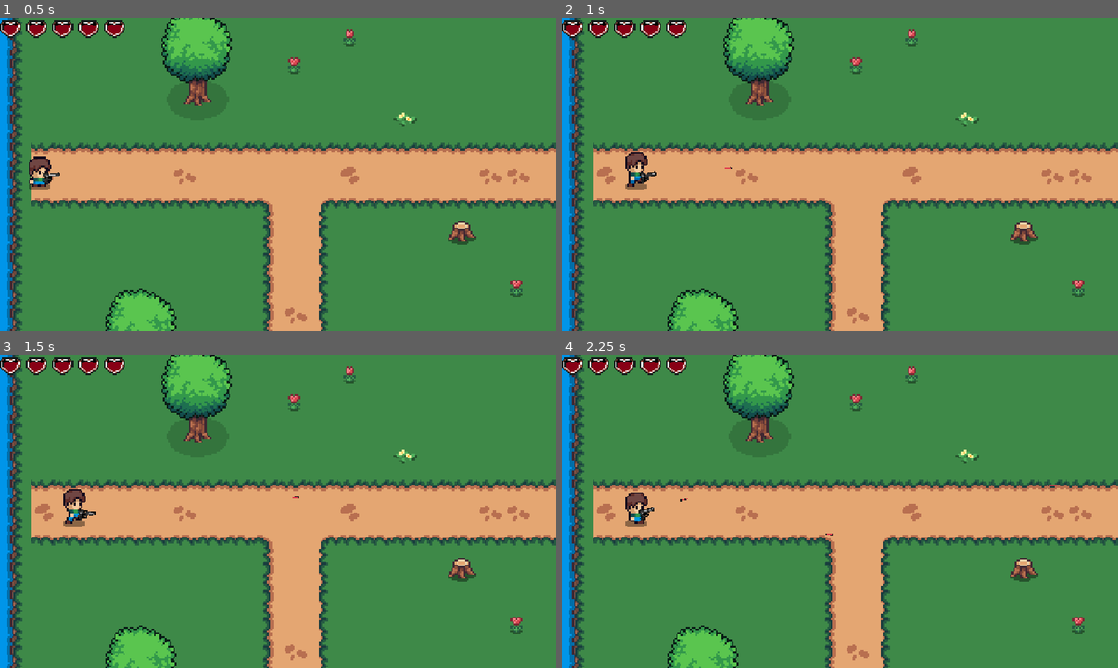
Above: before the commit, frames 1-4 (two rows, left to right).
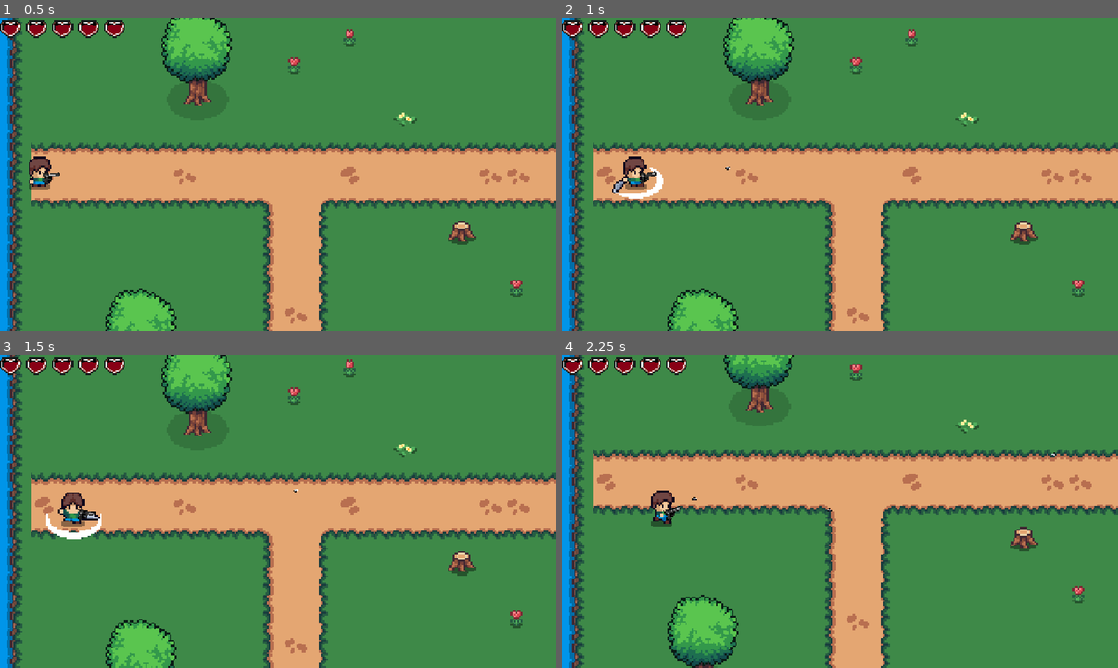
Above: after the commit, the same moments.

Repository: cniemi07/ovid-game
Game: Godot game, scene res://Scenes/main.tscn
Two runs of this game, one before a commit and one after it. Both use one fixed random seed, a clock stepped at 60 frames per second and the inputs below.
Inputs (mouse positions are in pixels of both pictures, inside the frame that each line leads up to):
- Up to frame 1 (0.5 s): no input
- Up to frame 2 (1 s): move the mouse to (962, 158) at 0.52 s; hold Right (right) from 0.53 s (still down); click (962, 158) at 0.6 s; tap Space (attack) at 0.8 s
- Up to frame 3 (1.5 s): move the mouse to (166, 527) at 1.27 s; release Right (right) at 1.28 s; hold S (down) from 1.28 s (still down); tap Space (attack) at 1.35 s
- Up to frame 4 (2.25 s): click (728, 527) at 1.55 s; move the mouse to (895, 442) at 2.02 s; release S (down) at 2.03 s; hold Right (right) from 2.03 s (still down); click (895, 442) at 2.1 s

Frame 1 is identical in both runs. In frame 2, 0.6% of the frame differs, in the area x 9-31%, y 42-58%; in frame 3, 15%; in frame 4, 29%, in the area x 1-100%, y 0-100%.

Commit message:
added working bullet architecture and sound effects

Diff:
--- a/Scenes/bullet.tscn
+++ b/Scenes/bullet.tscn
@@ -1,21 +1,26 @@
 [gd_scene format=3 uid="uid://cjqbnnpiosd6t"]
 
 [ext_resource type="Script" uid="uid://b1ohsrdxl5upw" path="res://Scripts/bullet.gd" id="1_oduel"]
-[ext_resource type="Texture2D" uid="uid://dpav3vqpfox3n" path="res://Assets/Images/UI/LifeBarMiniProgress.png" id="2_ycag2"]
+[ext_resource type="Texture2D" uid="uid://dj45sjneovmw4" path="res://Assets/Images/item/projectiles/bullet_1.png" id="2_oduel"]
 
 [sub_resource type="RectangleShape2D" id="RectangleShape2D_84hs7"]
-size = Vector2(18, 4)
+size = Vector2(10, 7)
 
 [node name="Bullet" type="Area2D" unique_id=632243201]
+collision_layer = 0
 script = ExtResource("1_oduel")
 
 [node name="Sprite2D" type="Sprite2D" parent="." unique_id=952310162]
-texture = ExtResource("2_ycag2")
+texture = ExtResource("2_oduel")
 
 [node name="Hitbox" type="CollisionShape2D" parent="." unique_id=1202796776]
+position = Vector2(0, -0.5)
 shape = SubResource("RectangleShape2D_84hs7")
 
 [node name="VisibleOnScreenEnabler2D" type="VisibleOnScreenEnabler2D" parent="." unique_id=1437187684]
+position = Vector2(-1, 0)
 rect = Rect2(-202, -180, 404, 360)
 
+[connection signal="area_entered" from="." to="." method="_on_area_entered"]
+[connection signal="body_entered" from="." to="." method="_on_body_entered"]
 [connection signal="screen_exited" from="VisibleOnScreenEnabler2D" to="." method="_on_visible_on_screen_enabler_2d_screen_exited"]
--- a/Scenes/gun.tscn
+++ b/Scenes/gun.tscn
@@ -2,8 +2,9 @@
 
 [ext_resource type="Texture2D" uid="uid://b5cy8cl01mb7e" path="res://Assets/Images/item/weapons/handgun.png" id="1_nxj5y"]
 [ext_resource type="Script" uid="uid://l1a5g2r7u2o8" path="res://Scripts/gun.gd" id="1_oqrbh"]
+[ext_resource type="AudioStream" uid="uid://db68y8na7iukh" path="res://Assets/Audio/realistic_gunshot.wav" id="3_t6ynv"]
 
-[node name="Gun" type="Node2D" unique_id=1729841235]
+[node name="Pistol" type="Node2D" unique_id=1729841235]
 rotation = 6.2831855
 scale = Vector2(0.4, 0.4)
 script = ExtResource("1_oqrbh")
@@ -14,3 +15,7 @@
 
 [node name="Marker2D" type="Marker2D" parent="." unique_id=632478779]
 position = Vector2(19.999998, -7.5000033)
+
+[node name="Gunshot" type="AudioStreamPlayer2D" parent="." unique_id=2055143918]
+stream = ExtResource("3_t6ynv")
+pitch_scale = 1.23
--- a/Scenes/health_pickup.tscn
+++ b/Scenes/health_pickup.tscn
@@ -2,7 +2,7 @@
 
 [ext_resource type="Script" uid="uid://6oapklcn8g0b" path="res://Scripts/health_pickup.gd" id="1_18ac6"]
 [ext_resource type="Texture2D" uid="uid://bi3t1lbahtqsa" path="res://Assets/Images/item/IconHeart.png" id="1_gvws8"]
-[ext_resource type="AudioStream" uid="uid://cl8tmj4pw0b76" path="res://Assets/Audio/758966__camtheman28__coin-sfx.wav" id="4_v1ck8"]
+[ext_resource type="AudioStream" uid="uid://cl8tmj4pw0b76" path="res://Assets/Audio/coin-sfx.wav" id="4_v1ck8"]
 
 [sub_resource type="RectangleShape2D" id="RectangleShape2D_84hs7"]
 size = Vector2(44, 38)
--- a/Scenes/main.tscn
+++ b/Scenes/main.tscn
@@ -2,7 +2,7 @@
 
 [ext_resource type="Script" uid="uid://o367cms14xj" path="res://Scripts/main.gd" id="1_bo1nx"]
 [ext_resource type="PackedScene" uid="uid://nbgap47h41kh" path="res://Scenes/hud.tscn" id="2_bo1nx"]
-[ext_resource type="AudioStream" uid="uid://bci408dxv3fdt" path="res://Assets/Audio/766921__victor_natas__the-adventure.wav" id="3_8gbba"]
+[ext_resource type="AudioStream" uid="uid://bci408dxv3fdt" path="res://Assets/Audio/soundtrack.wav" id="3_8gbba"]
 
 [node name="Main" type="Node2D" unique_id=1346487494]
 script = ExtResource("1_bo1nx")
--- a/Scenes/player.tscn
+++ b/Scenes/player.tscn
@@ -2,8 +2,8 @@
 
 [ext_resource type="Script" uid="uid://bh3qs6vudqv78" path="res://Scripts/player.gd" id="1_cvnsp"]
 [ext_resource type="Texture2D" uid="uid://b8u81g1fhd52l" path="res://Assets/Images/Player/Player.png" id="1_v0iea"]
-[ext_resource type="AudioStream" uid="uid://cisdbtgtcrp0y" path="res://Assets/Audio/530448__mellau__whoosh-short-5.wav" id="3_6t5aa"]
-[ext_resource type="AudioStream" uid="uid://crmeumwh44tqt" path="res://Assets/Audio/448226__inspectorj__explosion-8-bit-01.wav" id="4_vgqql"]
+[ext_resource type="AudioStream" uid="uid://cisdbtgtcrp0y" path="res://Assets/Audio/swing.wav" id="3_6t5aa"]
+[ext_resource type="AudioStream" uid="uid://crmeumwh44tqt" path="res://Assets/Audio/explosion.wav" id="4_vgqql"]
 [ext_resource type="PackedScene" uid="uid://d1sbgwmjqxqm4" path="res://Scenes/gun.tscn" id="5_fkybt"]
 
 [sub_resource type="AtlasTexture" id="AtlasTexture_cvnsp"]
--- /dev/null
+++ b/Scenes/shotgun.tscn
@@ -0,0 +1,15 @@
+[gd_scene format=3 uid="uid://vg3b5kl4mrnt"]
+
+[ext_resource type="Script" uid="uid://bldj36pkxurpy" path="res://Scripts/shotgun.gd" id="1_u0ide"]
+[ext_resource type="Texture2D" uid="uid://ceypgj82mh14g" path="res://Assets/Images/item/weapons/shotgun1.png" id="2_8claw"]
+
+[node name="Shotgun" type="Node2D" unique_id=511554464]
+script = ExtResource("1_u0ide")
+
+[node name="Sprite2D" type="Sprite2D" parent="." unique_id=350997906]
+position = Vector2(14, -1)
+scale = Vector2(0.984375, 0.96875)
+texture = ExtResource("2_8claw")
+
+[node name="muzzle" type="Marker2D" parent="." unique_id=1263778269]
+position = Vector2(21, -4)
--- a/Scenes/slime.tscn
+++ b/Scenes/slime.tscn
@@ -2,7 +2,7 @@
 
 [ext_resource type="Texture2D" uid="uid://nu86u0qpv8ff" path="res://Assets/Images/Enemies/Slime_Green.png" id="1_jokqx"]
 [ext_resource type="Script" uid="uid://brbbsbq1nv7y2" path="res://Scripts/slime.gd" id="1_swwnm"]
-[ext_resource type="AudioStream" uid="uid://cpkbmvecvcadn" path="res://Assets/Audio/353250__zuzek06__slimejump.wav" id="3_aiwxb"]
+[ext_resource type="AudioStream" uid="uid://cpkbmvecvcadn" path="res://Assets/Audio/slimejump.wav" id="3_aiwxb"]
 [ext_resource type="PackedScene" uid="uid://la44wkcnxe6" path="res://Scenes/health_bar.tscn" id="4_paq7w"]
 
 [sub_resource type="AtlasTexture" id="AtlasTexture_swwnm"]
@@ -173,7 +173,7 @@
 size = Vector2(38, 34)
 
 [node name="Slime" type="CharacterBody2D" unique_id=1436273849]
-collision_layer = 2
+collision_layer = 3
 collision_mask = 0
 script = ExtResource("1_swwnm")
 
--- a/Scripts/bullet.gd
+++ b/Scripts/bullet.gd
@@ -18,3 +18,9 @@
 
 func _on_visible_on_screen_enabler_2d_screen_exited() -> void:
 	queue_free()
+
+func _on_body_entered(body: Node2D) -> void:
+	print("hit: ", body.name)
+	if body.name.begins_with("Slime"):
+		body.take_damage(bullet_damage, position)
+		queue_free()
--- a/Scripts/gun.gd
+++ b/Scripts/gun.gd
@@ -2,6 +2,7 @@
 
 const BULLET = preload("res://Scenes/bullet.tscn")
 @onready var muzzle: Marker2D = $Marker2D
+@onready var Gunshot: AudioStreamPlayer2D = $Gunshot
 
 # Called when the node enters the scene tree for the first time.
 func _ready() -> void:
@@ -18,6 +19,7 @@
 	else:
 		scale.y = .4
 	if Input.is_action_just_pressed("Shoot"):
+		Gunshot.play()
 		var bullet_instance = BULLET.instantiate()
 		get_tree().root.add_child(bullet_instance)
 		bullet_instance.global_position =  muzzle.global_position
--- a/Scripts/player.gd
+++ b/Scripts/player.gd
@@ -83,8 +83,8 @@
 
 	hitbox.monitoring = true
 	is_attacking = true
-	#swing.play()
-	#play_animation("attack", last_direction)
+	swing.play()
+	play_animation("attack", last_direction)
 
 
 
@@ -111,7 +111,7 @@
 
 func _on_hitbox_body_entered(body: Node2D) -> void:
 	if is_attacking  and body.name.begins_with("Slime") :
-		body.takeDamage(strength, position)
+		body.take_damage(strength, position)
 
 signal health_changed(new_health: int)
 
--- /dev/null
+++ b/Scripts/shotgun.gd
@@ -0,0 +1,26 @@
+extends Node2D
+class_name Gun
+
+@export var bullet: PackedScene
+@export var bullet_count: int = 1
+@export_range(0, 360) var arc: float = 0
+@export_range(0, 20) var fire_rate: float = 2.0
+
+var can_shoot = true
+
+func shoot():
+	if can_shoot:
+		can_shoot = false
+		for i in bullet_count:
+			var new_bullet = bullet.instantiate()
+			new_bullet.position = global_position
+			var arc_rad = deg_to_rad(arc)
+			var increment = arc_rad / (bullet_count - 1)
+			new_bullet.global_rotation = (
+				global_rotation +
+				increment * i -
+				arc_rad / 2
+			)
+			get_tree().root.call_deferred("add_child", new_bullet)
+		await get_tree().create_timer(1/fire_rate).timeout
+		can_shoot = true
--- a/Scripts/slime.gd
+++ b/Scripts/slime.gd
@@ -30,7 +30,7 @@
 	animated_sprite_2d.play("attack")
 
 
-func takeDamage(damage: int, attackerPosition: Vector2) -> void:
+func take_damage(damage: int, attackerPosition: Vector2) -> void:
 	health -= damage
 	health_bar.updateHealth(health)
 	if health <= 0:
Not shown, removed: Assets/Audio/448226__inspectorj__explosion-8-bit-01.wav.import
Not shown, removed: Assets/Audio/530448__mellau__whoosh-short-5.wav.import
Not shown, removed: Assets/Audio/758966__camtheman28__coin-sfx.wav.import
Not shown, removed: Assets/Audio/766921__victor_natas__the-adventure.wav.import
Not shown, added: Assets/Audio/coin-sfx.wav.import
Not shown, added: Assets/Audio/explosion.wav.import
Not shown, added: Assets/Audio/gunshot.wav.import
Not shown, added: Assets/Audio/realistic_gunshot.wav.import
Not shown, added: Assets/Audio/shot.wav.import
Not shown, changed: Assets/Audio/slimejump.wav.import
Not shown, added: Assets/Audio/soundtrack.wav.import
Not shown, added: Assets/Audio/swing.wav.import
(and 14 more such lines)
